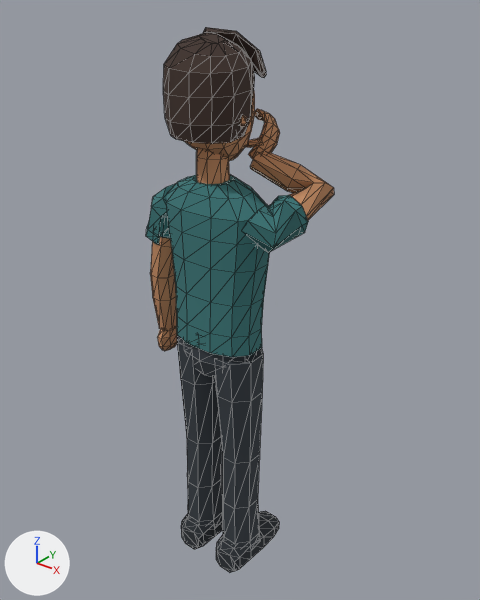
One commit to the glTF model game/assets/characters/lwf_attendee_male_drinking_beer_v2.glb: the scene before it, then after it.
Rendered twice from a 50 mm camera at (1.197, -1.389, 1.898) aimed at (0.001, 0.106, 0.971). Every picture has the same lights, and +X, +Y and +Z are marked at lower left. The first picture is the older version. Mesh edges are drawn as thin lines. Vertices at exactly the same position are counted once.

In view in the first picture: 'Attendee_male_drinking_beer_v6'.
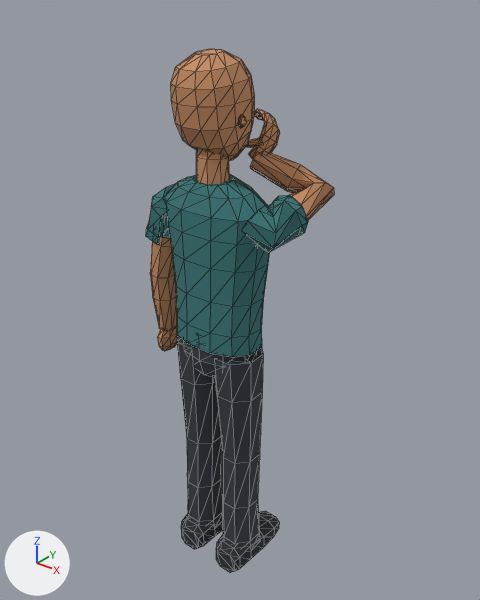
Location of each change, (x1, y1, x2, y2) in pixels of the pictures (480 x 600 px):
'Attendee_male_drinking_beer_v6', reshaped
    before: (146, 27, 334, 572)
    after: (146, 49, 334, 572)
part 1 of me_head, deleted
    before: (163, 33, 255, 144)
part 2 of me_head, deleted
    before: (203, 27, 266, 78)

The change in detail:
me_head is used by ob_attendee_male_drinking_beer_v6; location (0.0, 0.0, 0.0).
me_head had 989 vertices, 1836 faces and spanned x -0.27..0.26, y -0.14..0.24, z 0.0..1.78.
me_head now has 893 vertices, 1652 faces and spans x -0.27..0.26, y -0.11..0.24, z 0.0..1.73.
me_head part 1: the loose piece of 72 vertices spanning x -0.11..0.11, y -0.14..0.09, z 1.51..1.77 is deleted.
me_head part 2: the loose piece of 24 vertices spanning x -0.08..0.09, y 0.0..0.14, z 1.65..1.78 is deleted.
